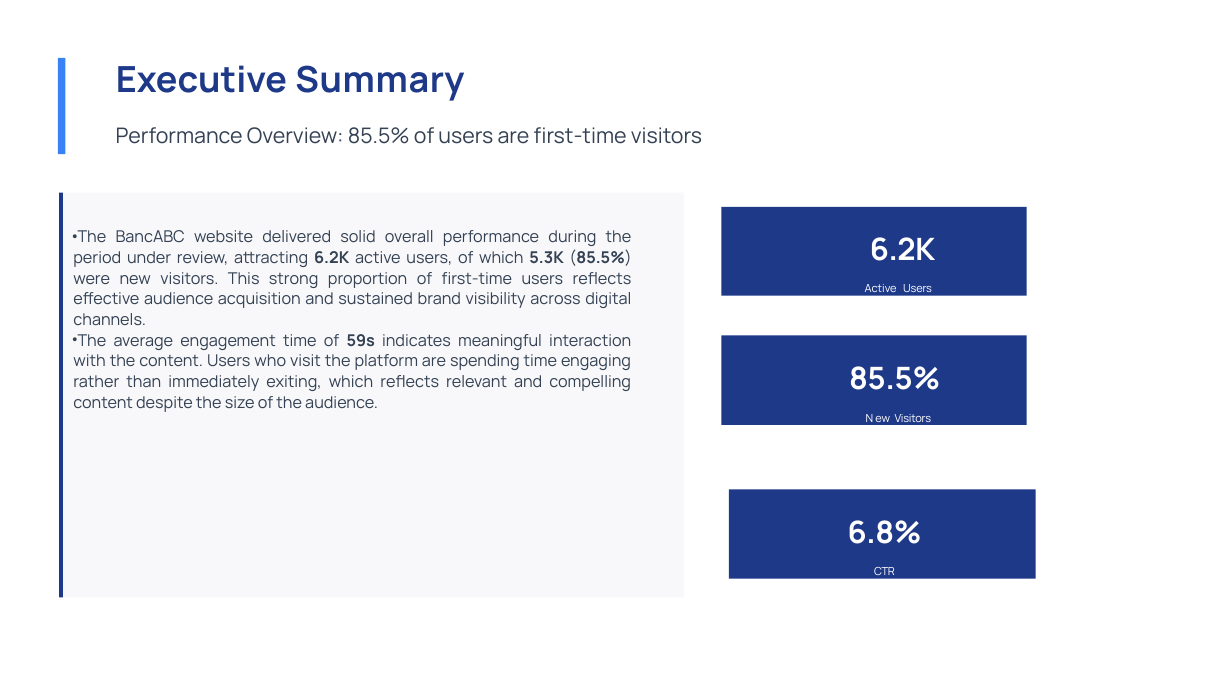
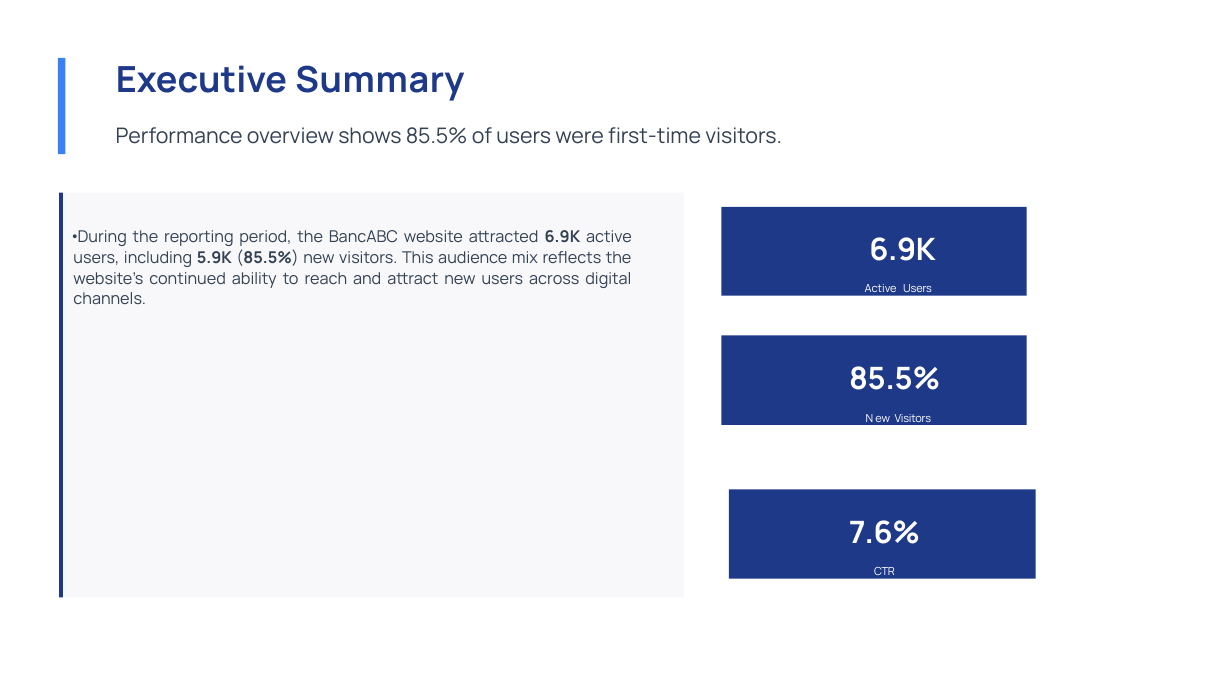
Before and after one commit to Rakinzi/reports, a slide deck: slide 3 of src/reports/report-templates/june-2026/bancabc-29-June-2026.pptx. Drawn at 1232x695 pixels with LibreOffice and Linux fonts; fonts in the diff are those of the drawing. Boxes give left, top, right and bottom in pixels: in the first picture for what was removed or moved away, otherwise in the second. Text is boxed around its words. In the diff, an @@ line names an element or a change of style, - is before the commit and + after.

Commit message:
Support redoing reports and robust GA4 date handling
Add a frontend 'Redo' action to regenerate a report with the same dates and show progress. Make GA4 snapshot navigation more robust by continuing when the summary card is absent and adding _ga4_dated_snapshot_url to force explicit date ranges when GA4 rewrites presets. Improve template picture mappings (bancabc) and avoid removing template-specific Picture 11. Capture only the Security Report Summary card for security header screenshots. Add a helper script to ensure templates end with Uptime and Recommendations, update PPTX templates, and add tests for the GA4 dated-URL behavior. Also include Playwright output artifacts.

```diff
--- a/src/reports/report-templates/june-2026/bancabc-29-June-2026.pptx
+++ b/src/reports/report-templates/june-2026/bancabc-29-June-2026.pptx
@@ text at <box>116,127,782,144</box>: text changed @@
-Performance Overview: 85.5% of users are first-time visitors
+Performance overview shows 85.5% of users were first-time visitors.
@@ text at <box>73,230,632,305</box>: text changed @@
-• The BancABC website delivered solid overall performance during the period under review, attracting 6.2K active users, of which 5.3K (85.5%) were new visitors. This strong proportion of first-time users reflects effective audience acquisition and sustained brand visibility across digital channels.
-• The average engagement time of 59s indicates meaningful interaction with the content. Users who visit the platform are spending time engaging rather than immediately exiting, which reflects relevant and compelling content despite the size of the audience.
+• During the reporting period, the BancABC website attracted 6.9K active users, including 5.9K (85.5%) new visitors. This audience mix reflects the website's continued ability to reach and attract new users across digital channels.
@@ text in rectangle at <box>869,237,935,261</box>: text changed @@
-6.2K
+6.9K
@@ text in rectangle at <box>849,520,920,544</box>: text changed @@
-6.8%
+7.6%
```
Also in this commit, not shown: 9 other slides changed, 4 slides added, 1 slide removed, 20 other files.
